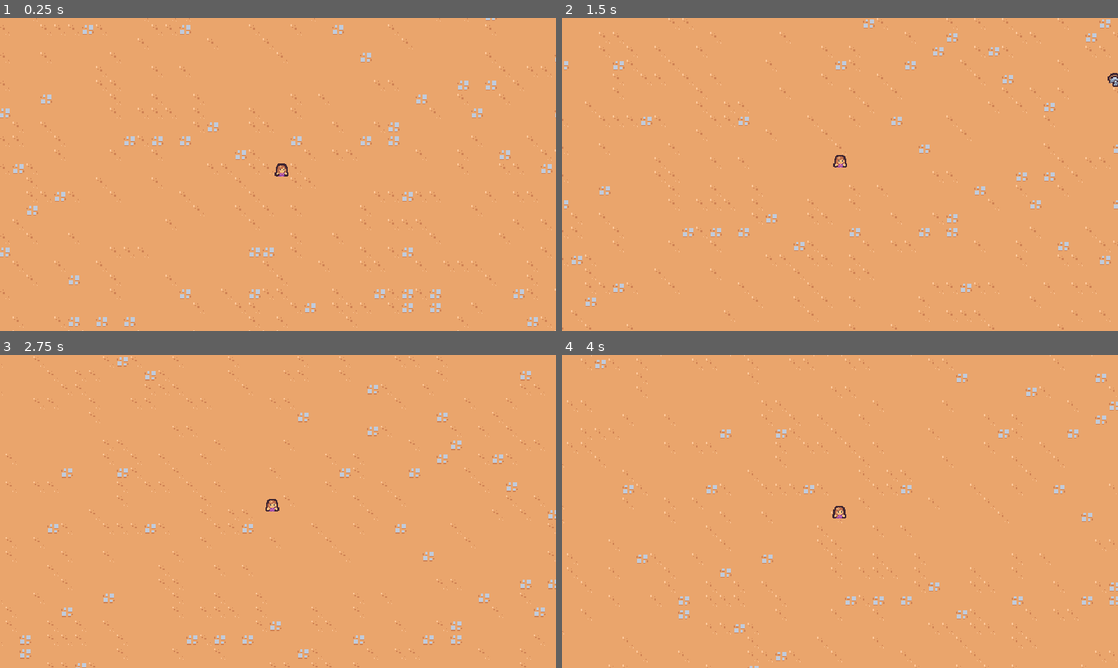
Above: before the commit, frames 1-4 (two rows, left to right).
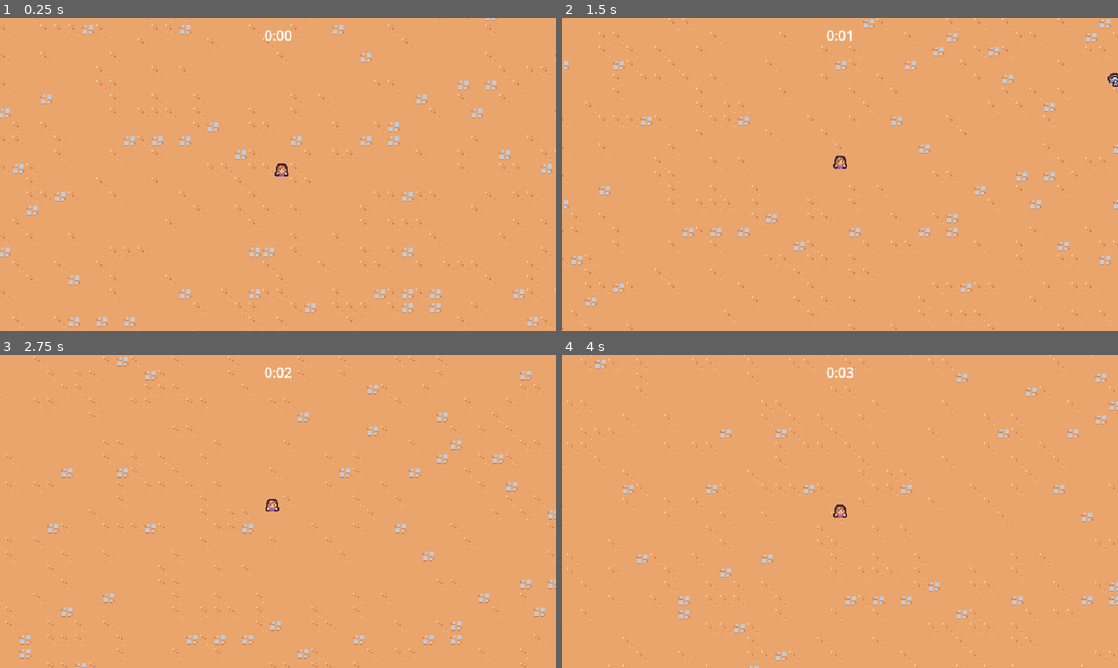
Above: after the commit, the same moments.

Repository: MinSungJe/Godot2DSurvivors
Game: Godot game, scene res://scenes/main/main.tscn
Two runs of this game, one before a commit and one after it. Both use one fixed random seed, a clock stepped at 60 frames per second and the inputs below.
Inputs:
- Up to frame 1 (0.25 s): no input
- Up to frame 2 (1.5 s): hold W (move_up) from 0.53 s (still down)
- Up to frame 3 (2.75 s): release W (move_up) at 2.03 s; hold A (move_left) from 2.03 s (still down)
- Up to frame 4 (4 s): release A (move_left) at 3.53 s; hold S (move_down) from 3.53 s (still down)

The runs differ from the first frame. In frame 1, less than 0.1% of the frame differs, in the area x 47-53%, y 4-8%; in frame 2, 0.1%; in frame 3, less than 0.1%; in frame 4, 0.1%, in the area x 47-53%, y 4-53%.

Commit message:
area_time_manager, area_time_ui 추가

Diff:
--- a/project.godot
+++ b/project.godot
@@ -66,4 +66,3 @@
 textures/canvas_textures/default_texture_filter=0
 renderer/rendering_method="gl_compatibility"
 renderer/rendering_method.mobile="gl_compatibility"
-2d/snap/snap_2d_transforms_to_pixel=true
--- a/scenes/main/main.tscn
+++ b/scenes/main/main.tscn
@@ -1,11 +1,18 @@
-[gd_scene load_steps=5 format=3 uid="uid://ds3rbncs3ivh0"]
+[gd_scene load_steps=7 format=3 uid="uid://ds3rbncs3ivh0"]
 
 [ext_resource type="PackedScene" uid="uid://cbg11gutnupao" path="res://scenes/player/player.tscn" id="1_5yo4b"]
 [ext_resource type="PackedScene" uid="uid://b8g3vtduqhwol" path="res://scenes/game_camera/game_camera.tscn" id="1_7twnl"]
 [ext_resource type="TileSet" uid="uid://o57lle67v4v" path="res://resources/tileset.tres" id="1_70m11"]
+[ext_resource type="PackedScene" uid="uid://dp04g30empfq7" path="res://scenes/ui/area_time_ui.tscn" id="1_egsqw"]
+[ext_resource type="PackedScene" uid="uid://cpjteo1gp16lv" path="res://scenes/manager/arena_time_manager.tscn" id="2_5mhux"]
 [ext_resource type="PackedScene" uid="uid://b36iosh7olfrx" path="res://scenes/manager/enemy_manager.tscn" id="4_2i5mx"]
 
 [node name="Main" type="Node"]
+
+[node name="AreaTimeUI" parent="." node_paths=PackedStringArray("arena_time_manager") instance=ExtResource("1_egsqw")]
+arena_time_manager = NodePath("../ArenaTimeManager")
+
+[node name="ArenaTimeManager" parent="." instance=ExtResource("2_5mhux")]
 
 [node name="EnemyManager" parent="." instance=ExtResource("4_2i5mx")]
 
--- /dev/null
+++ b/scenes/manager/arena_time_manager.gd
@@ -0,0 +1,7 @@
+extends Node
+
+@onready var timer = $Timer
+
+
+func get_time_elapsed():
+	return timer.wait_time - timer.time_left
--- /dev/null
+++ b/scenes/manager/arena_time_manager.tscn
@@ -0,0 +1,11 @@
+[gd_scene load_steps=2 format=3 uid="uid://cpjteo1gp16lv"]
+
+[ext_resource type="Script" path="res://scenes/manager/arena_time_manager.gd" id="1_fjc6f"]
+
+[node name="ArenaTimeManager" type="Node"]
+script = ExtResource("1_fjc6f")
+
+[node name="Timer" type="Timer" parent="."]
+wait_time = 60.0
+one_shot = true
+autostart = true
--- /dev/null
+++ b/scenes/ui/area_time_ui.gd
@@ -0,0 +1,16 @@
+extends CanvasLayer
+
+@export var arena_time_manager: Node
+@onready var label = $%Label
+
+
+func _process(delta):
+	if not arena_time_manager: return
+	var time_elapsed = arena_time_manager.get_time_elapsed()
+	label.text = format_seconds_to_string(time_elapsed)
+
+
+func format_seconds_to_string(seconds: float):
+	var minutes = floor(seconds / 60)
+	var remaining_seconds = seconds - (minutes * 60)
+	return str(minutes) + ":" + ("%02d" % floor(remaining_seconds))
--- /dev/null
+++ b/scenes/ui/area_time_ui.tscn
@@ -0,0 +1,22 @@
+[gd_scene load_steps=2 format=3 uid="uid://dp04g30empfq7"]
+
+[ext_resource type="Script" path="res://scenes/ui/area_time_ui.gd" id="1_m0s4o"]
+
+[node name="AreaTimeUI" type="CanvasLayer"]
+script = ExtResource("1_m0s4o")
+
+[node name="MarginContainer" type="MarginContainer" parent="."]
+anchors_preset = 15
+anchor_right = 1.0
+anchor_bottom = 1.0
+grow_horizontal = 2
+grow_vertical = 2
+mouse_filter = 2
+theme_override_constants/margin_top = 8
+
+[node name="Label" type="Label" parent="MarginContainer"]
+unique_name_in_owner = true
+layout_mode = 2
+size_flags_horizontal = 4
+size_flags_vertical = 0
+text = "Test"
